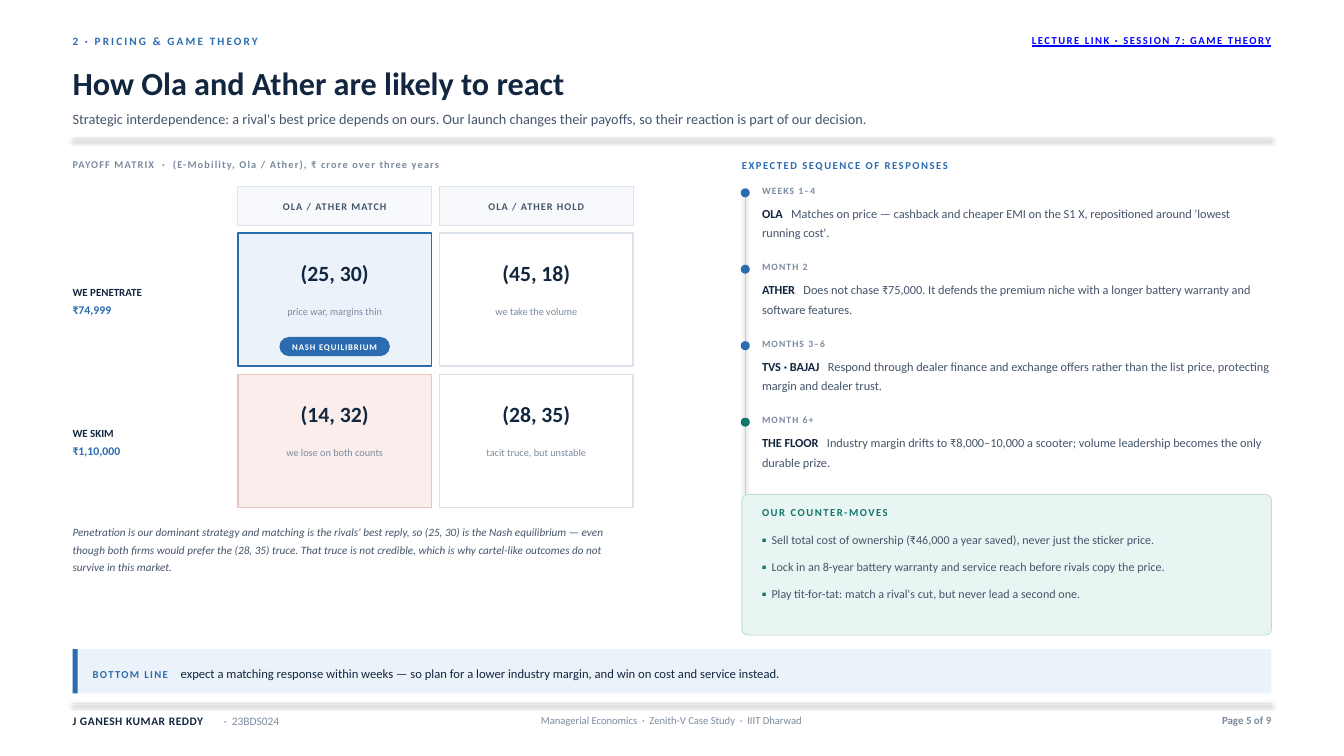
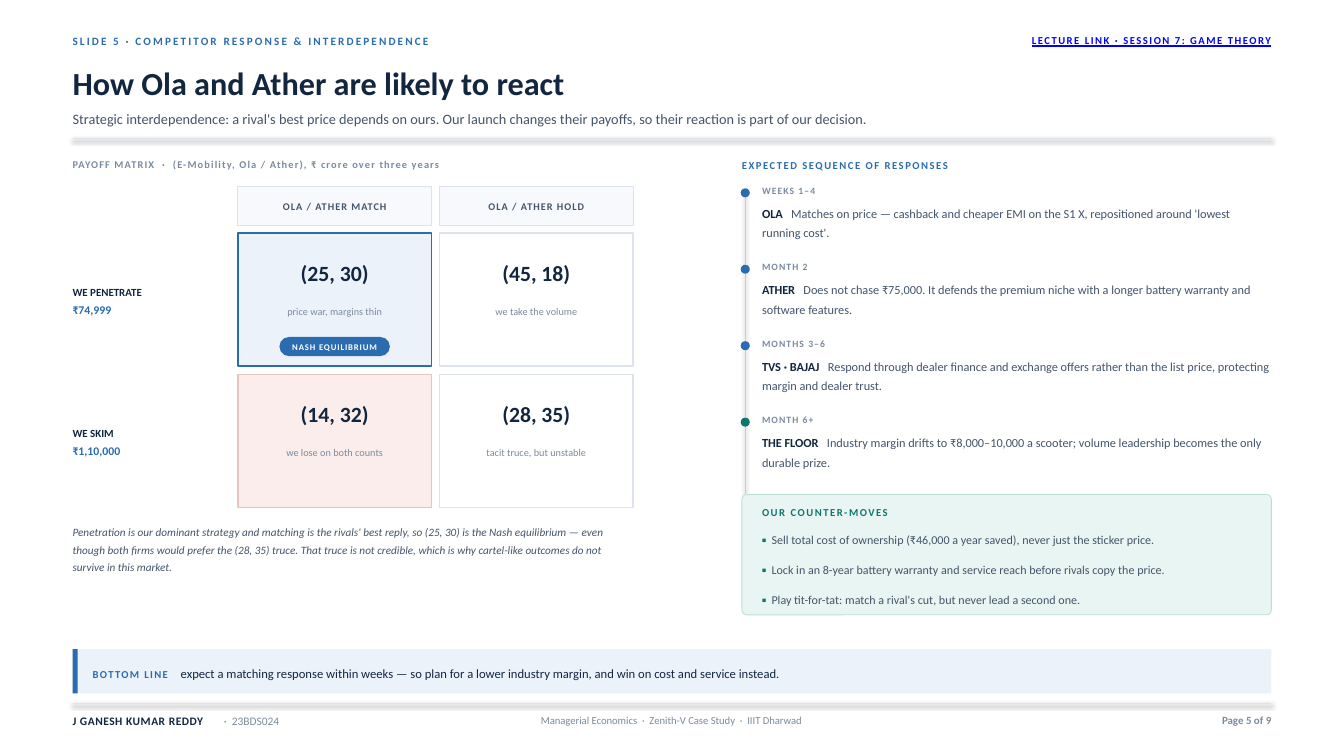
Before and after one commit to manworks247/bestwork, a slide deck: slide 5 of Zenith-V_Launch_Decision_JGaneshKumarReddy_23BDS024.pptx. Drawn at 1344x756 pixels with LibreOffice and Linux fonts; fonts in the diff are those of the drawing. Boxes give left, top, right and bottom in pixels: in the first picture for what was removed or moved away, otherwise in the second. Text is boxed around its words. In the diff, an @@ line names an element or a change of style, - is before the commit and + after.

Commit message:
Student-ready polish: brief slide titles, link tooltips, image alt text, chart label fix

```diff
--- a/Zenith-V_Launch_Decision_JGaneshKumarReddy_23BDS024.pptx
+++ b/Zenith-V_Launch_Decision_JGaneshKumarReddy_23BDS024.pptx
@@ text at [73,37,428,45]: text changed @@
-2 · PRICING & GAME THEORY
+SLIDE 5 · COMPETITOR RESPONSE & INTERDEPENDENCE
@@ rounded rectangle: place and size @@
-rounded rectangle at [742,495,1271,635]
+rounded rectangle at [742,495,1271,615]
@@ text "▪ Play tit-for-tat: match a ...": place and size @@
-text "▪ Play tit-for-tat: match a ..." at [772,589,1080,600]
+text "▪ Play tit-for-tat: match a ..." at [772,595,1080,606]
```
Also in this commit, not shown: 6 other slides changed, 6 other files.
